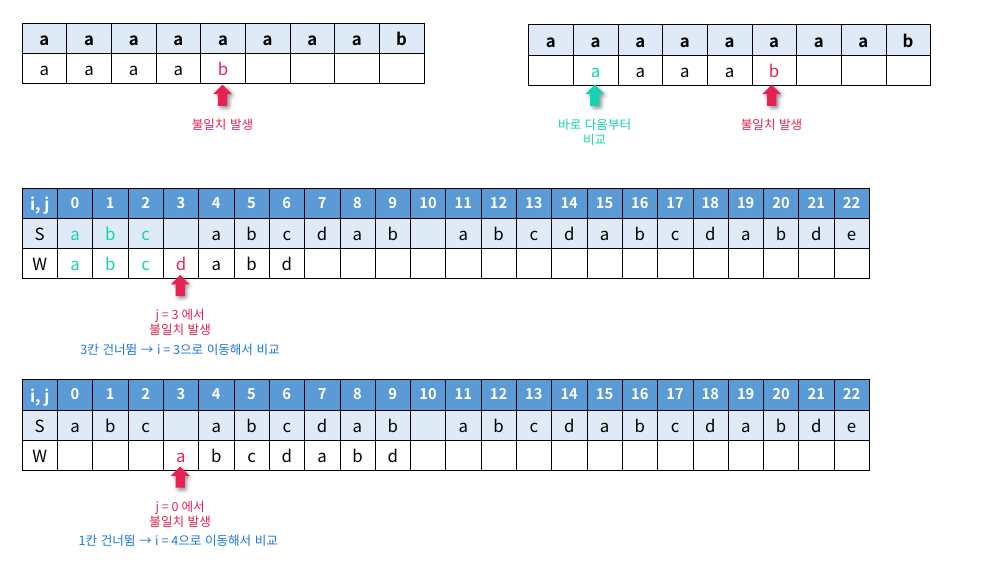
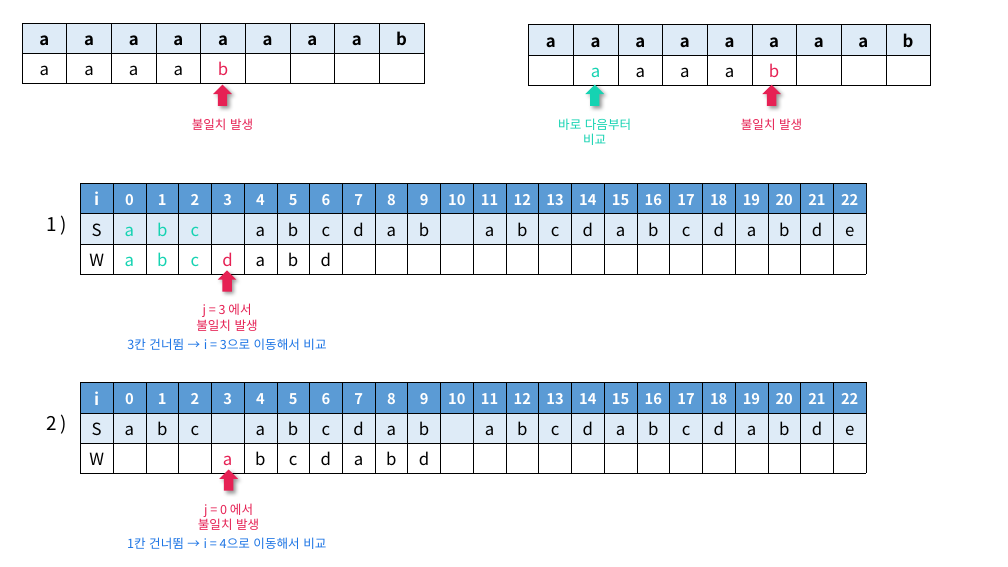
Before and after one commit to siwon-park/Algorithm-DataStructure, a slide deck: slide 7 of 기타/pptx.pptx. Drawn at 1008x567 pixels with LibreOffice and Linux fonts; fonts in the diff are those of the drawing. Boxes give left, top, right and bottom in pixels: in the first picture for what was removed or moved away, otherwise in the second. Text is boxed around its words. In the diff, an @@ line names an element or a change of style, - is before the commit and + after.

```diff
--- a/기타/pptx.pptx
+++ b/기타/pptx.pptx
@@ table at (x1=80, y1=184, x2=861, y2=275) @@
-row 1, column 1: i, j
+row 1, column 1: i
@@ table resized from (x1=22, y1=188, x2=875, y2=436) to (x1=80, y1=184, x2=861, y2=275) @@
@@ text added at (x1=46, y1=217, x2=56, y2=231), 18 pt, text #000000 @@
+1 )
@@ 2 texts, 1 down arrow moved together from (x1=80, y1=275, x2=280, y2=355) to (x1=127, y1=271, x2=326, y2=350) @@
@@ table at (x1=80, y1=383, x2=861, y2=474) @@
-row 1, column 1: i, j
+row 1, column 1: i
@@ table resized from (x1=22, y1=380, x2=875, y2=471) to (x1=80, y1=383, x2=861, y2=474) @@
@@ text added at (x1=46, y1=416, x2=56, y2=430), 18 pt, text #000000 @@
+2 )
@@ 2 texts, 1 down arrow moved together from (x1=79, y1=467, x2=278, y2=546) to (x1=127, y1=470, x2=326, y2=549) @@
```
Also in this commit, not shown: 1 other slide changed, 1 slide added, 1 other file.
